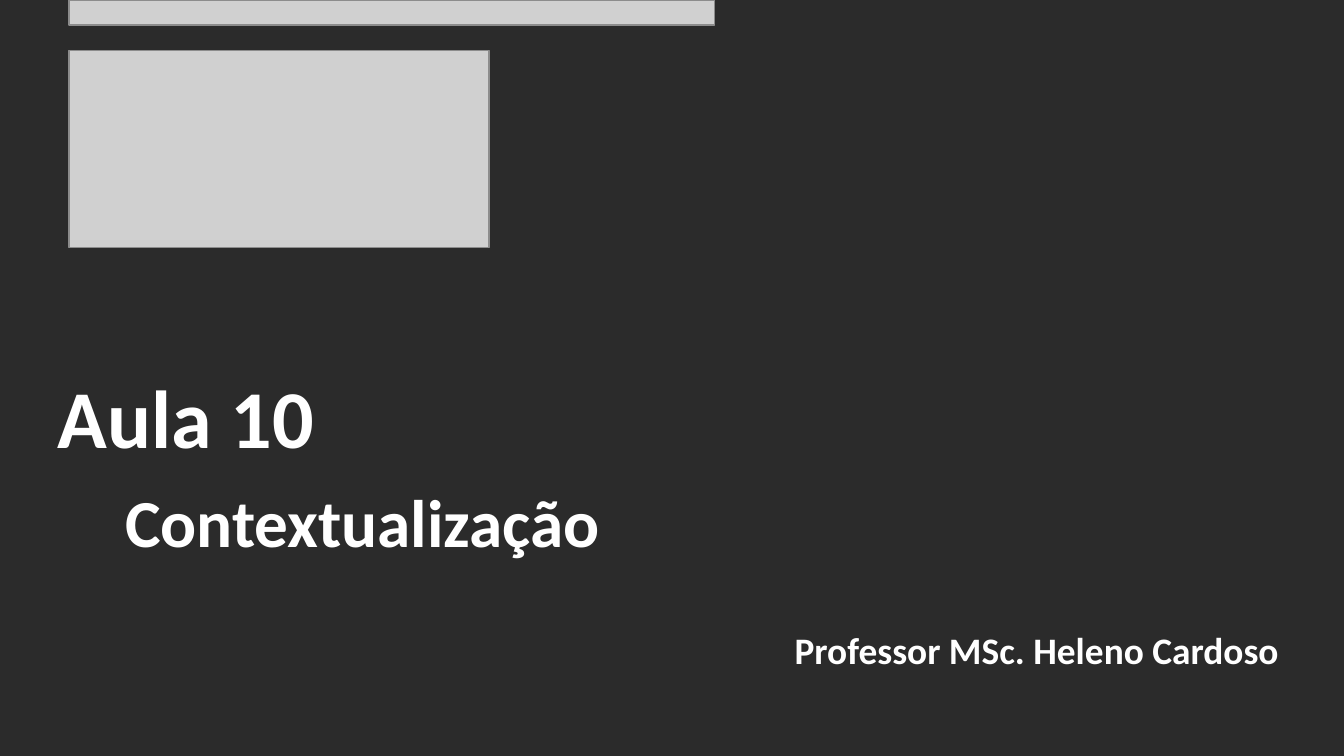
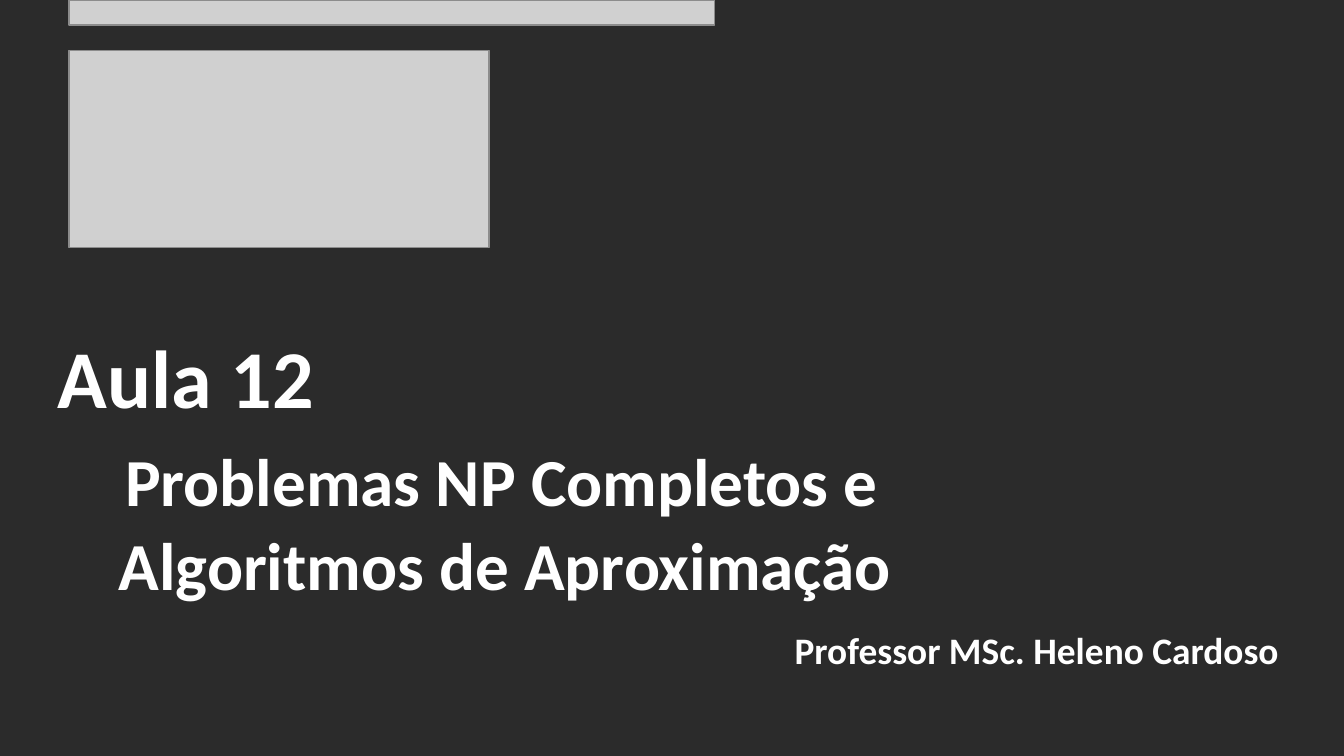
Before and after one commit to CloudEducationBrazil/WydenAlgoritmosEComplexidade, a slide deck: slide 2 of 01 Classes/Aula 12 - Algoritmos e Complexidade - Problemas NP Completos e Algoritmos de Aproximação.pptx. Drawn at 1344x756 pixels with LibreOffice and Linux fonts; fonts in the diff are those of the drawing; grey boxes stand for pictures; background and template pictures are left out; a plain dark background stands for a picture behind light text. Boxes give left, top, right and bottom in pixels: in the first picture for what was removed or moved away, otherwise in the second. Text is boxed around its words. In the diff, an @@ line names an element or a change of style, - is before the commit and + after.

Commit message:
Alg e Compl - Alg de Ordenação 01Set2025 ...

```diff
--- a/01 Classes/Aula 12 - Algoritmos e Complexidade - Problemas NP Completos e Algoritmos de Aproximação.pptx
+++ b/01 Classes/Aula 12 - Algoritmos e Complexidade - Problemas NP Completos e Algoritmos de Aproximação.pptx
@@ title at (x1=58, y1=350, x2=891, y2=602): text changed @@
-Aula 10
-Contextualização
+Aula 12
+Problemas NP Completos e
+Algoritmos de Aproximação
```
Also in this commit, not shown: 1 other slide changed, 1 slide added, 12 other files.
